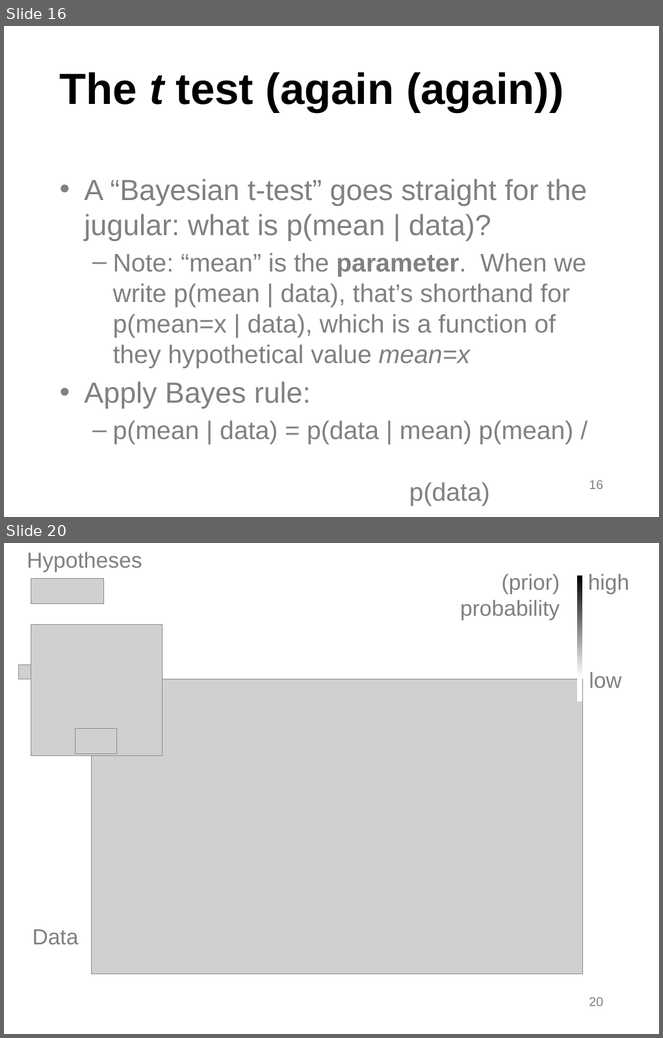
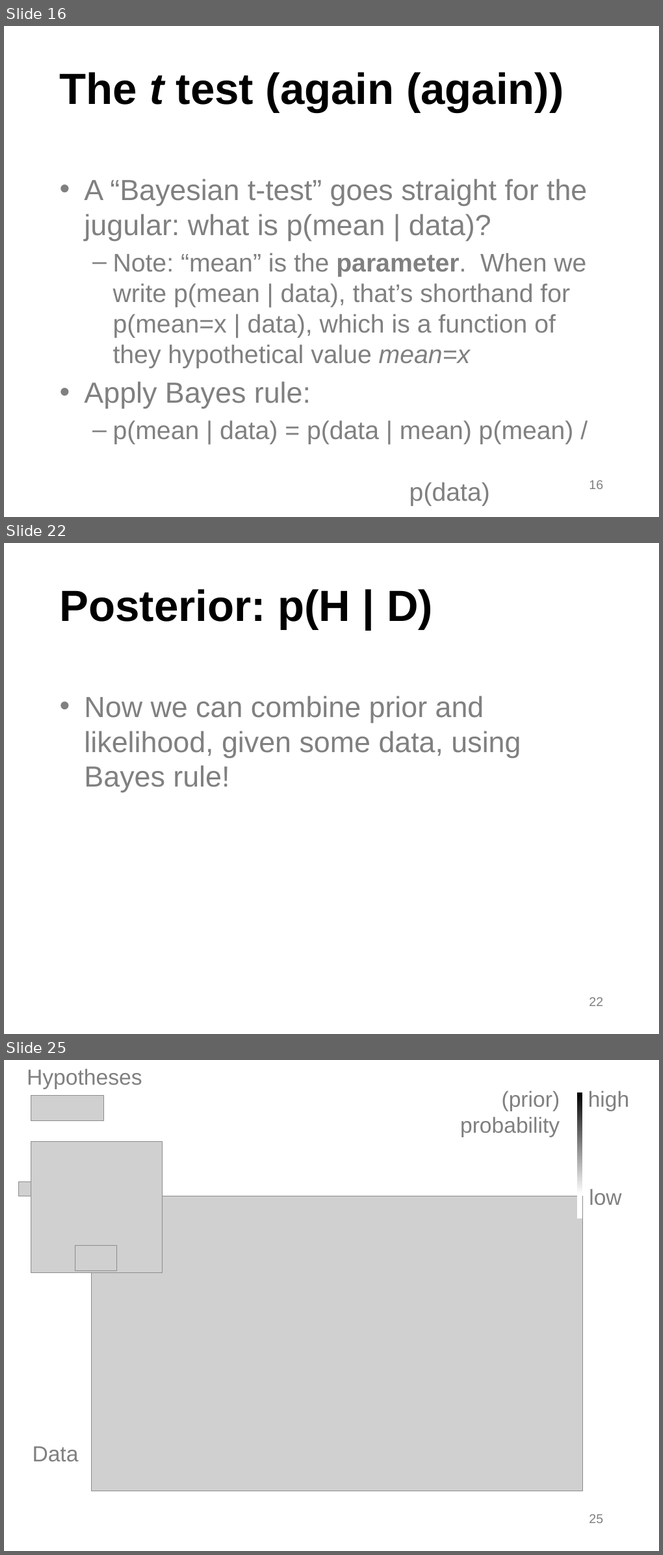
Before and after one commit to kleinschmidt/rutgers-deeper-data-analysis, a slide deck: bayes/deeper-data-bayes.pptx. Shown one above the other, each under a label of ours: slides 16 and 20 before the commit, slides 16, 22 and 25 after it; the slides between them are not shown. The pictures are 663x1038 and 663x1555 pixels, drawn with LibreOffice and Linux fonts; fonts in the diff are those of the drawing; grey boxes stand for pictures; background and template pictures are left out. Boxes give left, top, right and bottom in pixels: in the first picture for what was removed or moved away, otherwise in the second. Text is boxed around its words. In the diff, an @@ line names an element or a change of style, - is before the commit and + after.

```diff
--- a/bayes/deeper-data-bayes.pptx
+++ b/bayes/deeper-data-bayes.pptx
@@ slide 22 added at bbox=[4, 543, 659, 1034], background picture (left out) @@
@@ title added at bbox=[60, 589, 433, 629], 48 pt, text #000000, bold @@
+Posterior: p(H | D)
@@ text added at bbox=[84, 696, 521, 793], 32 pt, text #808080 @@
+• Now we can combine prior and likelihood, given some data, using Bayes rule!
@@ page number added at bbox=[589, 997, 603, 1006], 14 pt, text #808080 @@
+22
@@ what was slide 20 is now slide 25 @@
@@ page number at bbox=[589, 1514, 603, 1523]: text changed @@
-20
+25
```
Also in this commit, not shown: 1 slide changed, 8 other slides added, 2 slides removed, 3 other files.
